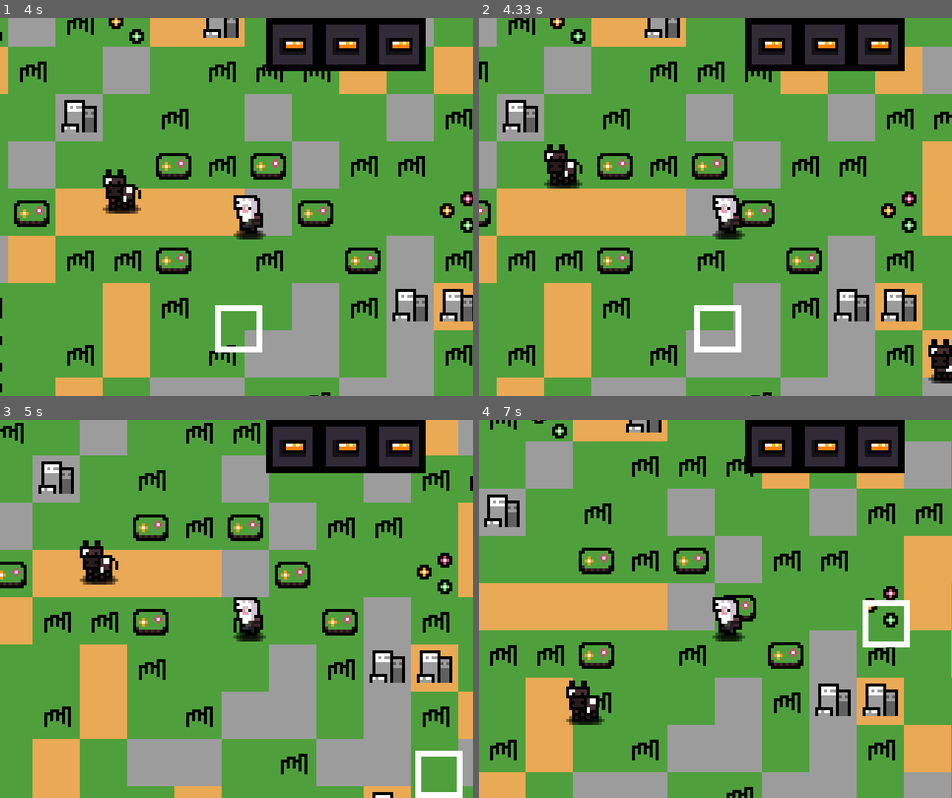
Above: before the commit, frames 1-4 (two rows, left to right).
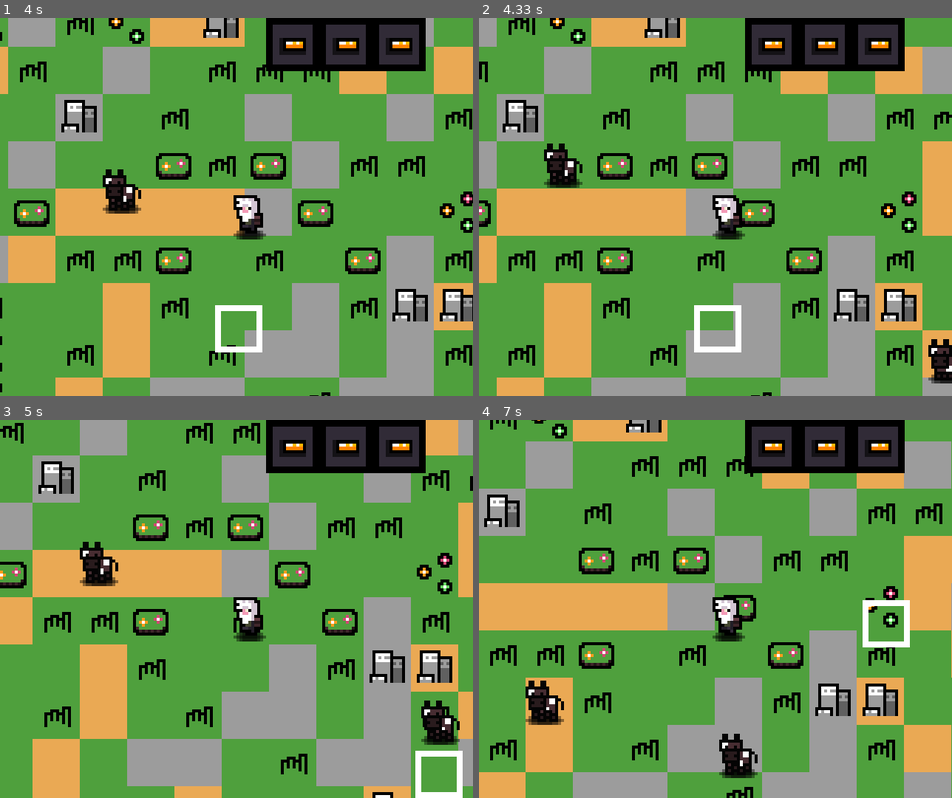
Above: after the commit, the same moments.

Repository: evilrise7/hostage
Game: pygame game, started from yandexpygame.py
Same seed, same stepped clock (60 frames per second), same inputs: the game is played once before the commit and once after it.
Inputs (mouse positions are in pixels of both pictures, inside the frame that each line leads up to):
- Up to frame 1 (4 s): click "Start Game" at 0.38 s; hold D 0.67-1.13 s; move the mouse to (217, 222) at 0.7 s; hold W 1.17-1.47 s; move the mouse to (236, 233) at 1.2 s; hold D 1.5-1.97 s; move the mouse to (283, 290) at 1.53 s; hold A 2-2.53 s; move the mouse to (89, 293) at 2.03 s; hold S 2.57-2.87 s; move the mouse to (411, 339) at 2.6 s; hold A 2.9-3.3 s; move the mouse to (113, 67) at 2.93 s; hold W 3.33-3.7 s; move the mouse to (122, 131) at 3.37 s; hold D from 3.73 s (still down); move the mouse to (212, 305) at 3.77 s
- Up to frame 2 (4.33 s): keep holding D
- Up to frame 3 (5 s): release D at 4.37 s; hold S 4.4-4.77 s; move the mouse to (236, 654) at 4.43 s; hold A from 4.8 s (still down); move the mouse to (416, 752) at 4.83 s
- Up to frame 4 (7 s): release A at 5.27 s; hold D 5.3-5.77 s; move the mouse to (649, 529) at 5.33 s; hold W 5.8-6.1 s; move the mouse to (810, 578) at 5.83 s; hold D 6.13-6.6 s; move the mouse to (881, 707) at 6.17 s; hold A from 6.63 s (still down); move the mouse to (862, 601) at 6.67 s

Frame 1 is identical in both runs. In frame 2, 0.1% of the frame differs, in the area x 13-22%, y 33-46%; in frame 3, 0.8%; in frame 4, 2.0%, in the area x 9-59%, y 68-95%.

Commit message:
Ограничение для животных

Diff:
--- a/yandexpygame.py
+++ b/yandexpygame.py
@@ -213,8 +213,20 @@
 
             self.world.render()
 
+            for i in range(len(self.mobs)):
+                # Если животное касается границ, то оно погибает
+                if self.mobs[i].rect.x < 64 * self.step:
+                    self.mobs[i].kill()
+                if self.mobs[i].rect.x > 64 * (64 - self.step):
+                    self.mobs[i].kill()
+                if self.mobs[i].rect.y < 64 * self.step:
+                    self.mobs[i].kill()
+                if self.mobs[i].rect.y > 64 * (64 - self.step):
+                    self.mobs[i].kill()
+
             tiles_group.update()
             entities_group.update()
+            animal_group.update()
 
             world_cut_sound.play()
             self.timer_cut = 0
